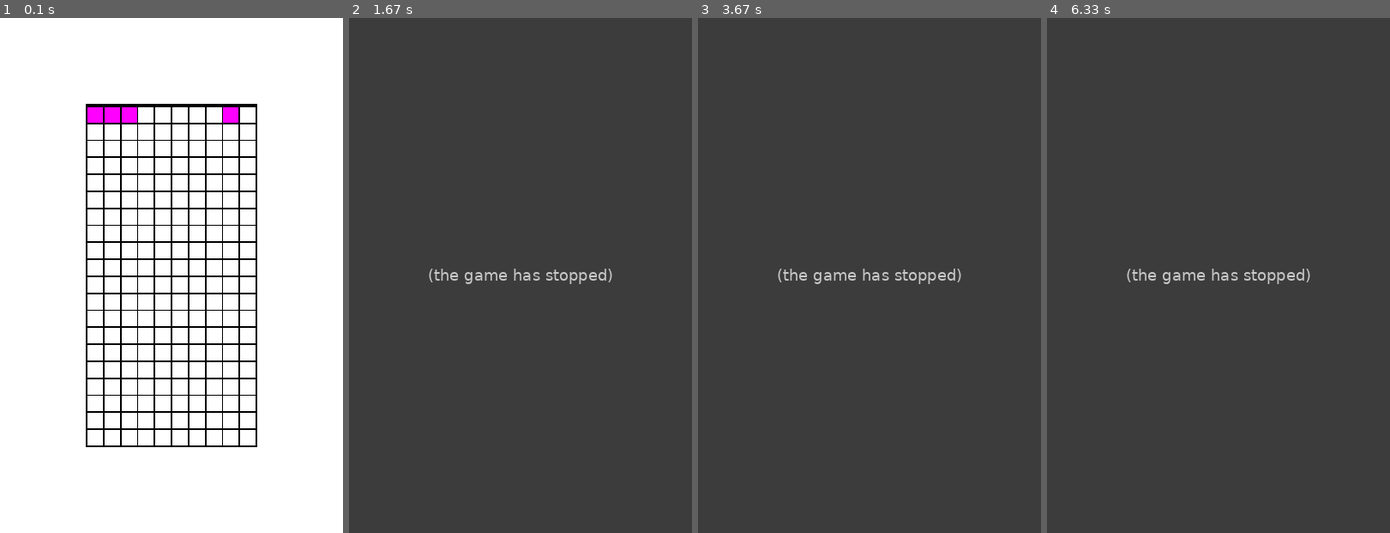
Above: before the commit, frames 1-4 (left to right).
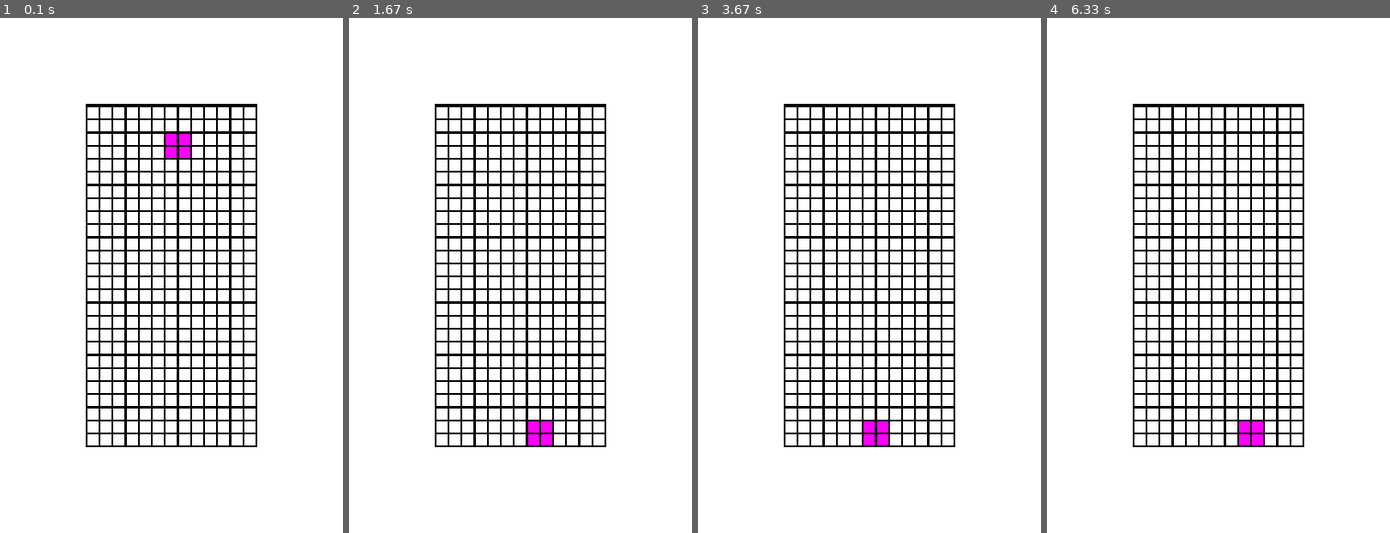
Above: after the commit, the same moments.

Repository: IM-THE-GRASS/pygame-tetris-remake
Game: pygame game, started from main.py
The game is run twice, just before and just after one commit, with the same random seed, the same clock (stepped at 60 frames per second) and the same inputs.
Inputs (mouse positions are in pixels of both pictures, inside the frame that each line leads up to):
- Up to frame 1 (0.1 s): no input
- Up to frame 2 (1.67 s): press the mouse at (506, 296) at 0.37 s; move the mouse to (568, 280) at 0.47 s; release the mouse at (630, 260) at 0.6 s; press the mouse at (506, 296) at 0.7 s; move the mouse to (530, 342) at 0.8 s; release the mouse at (554, 388) at 0.93 s; hold Right 1-1.47 s; tap Space at 1.07, 1.37 s; right-click (561, 321) at 1.55 s
- Up to frame 3 (3.67 s): hold Right 1.83-2.3 s; tap Space at 1.9, 2.2, 2.4, 2.7, 3.63 s; hold Left 2.33-2.87 s; right-click (869, 337) at 2.95 s; hold Left from 3.57 s (still down)
- Up to frame 4 (6.33 s): tap Space at 3.93, 4.07, 4.37, 5.13, 5.43, 5.63, 5.93, 6.13 s; release Left at 3.97 s; hold Right 4-4.63 s; hold Left 5.07-5.53 s; hold Right 5.57-6.03 s; hold Right from 6.07 s (still down)

The runs differ from the first frame. In frame 1, 12% of the frame differs, in the area x 25-75%, y 17-83%; in frame 2, 100%, in the area x 0-100%, y 0-100%; in frame 3, 100%; in frame 4, 100%.
Error before the commit: TypeError: 'int' object is not subscriptable (main.py line 36); the game stopped at 1.62 s (later frames are placeholders)

Commit message:
rotations

Diff:
--- a/main.py
+++ b/main.py
@@ -6,7 +6,7 @@
 board_height = 400
 
 
-columns = 10
+columns = 13
 gap = 2
 sq_width = (board_width - (gap * (columns + 1))) / columns
 print(sq_width)
@@ -15,16 +15,22 @@
 gravity_wait = 0
 window_width = 400
 window_height = 600
+start_pos = (int(columns / 2), lines - 4)
 
 center = (window_width/2,window_height/2)
-I = ((0,0),(2,0),(1,0),(8,0))
+I = {0:((0,0),(1,0),(2,0),(3,0)), 1:((0,-0),(0,-1),(0,-2),(0,-3)),2:((0,0),(-1,0),(-2,0),(-3,0)), 3:((0,0),(0,1),(0,2),(0,3))}
+T = {0:((0,0),(1,0),(0,1),(-1,0)),3:((0,0),(0,1),(1,0),(0,-1)),2:((0,0),(1,0),(0,-1),(-1,0)),1:((0,0),(0,1),(0,-1),(-1,0))}
+O = {0:((0,0),(0,1),(1,0),(1,1)),1:((0,0),(0,1),(1,0),(1,1)),2:((0,0),(0,1),(1,0),(1,1)),3:((0,0),(0,1),(1,0),(1,1))}
+
 class peice:
     def __init__(self,shape, position) -> None:
         self.pos = position
+        self.rotation = 0
         self.shape = shape
-        self.current = {}
+        self.current_positions = {}
         self.last_valid_pos = ()
         self.draw()
+
 
 
     def draw(self):
@@ -32,7 +38,7 @@
 
 
 
-        for square in self.shape:
+        for square in self.shape[self.rotation]:
             new_x = square[0] + self.pos[0]
             new_y = square[1] + self.pos[1]
             new_pos = (new_x,new_y)
@@ -42,22 +48,38 @@
             except:
                 self.pos = self.last_valid_pos
                 return False
-        for square in self.current:
+        for square in self.current_positions:
             thesquare = squares[square]
             thesquare["color"] = (255,255,255)
             thesquare["state"] = 0
-        self.current.clear()
+        self.current_positions.clear()
         for square in new_current:
             position = squares[square]
             position["color"] = (255,0,255)
             position["state"] = 1
-            self.current[square] = 1
+            self.current_positions[square] = 1
             self.last_valid_pos = self.pos
-def rotate_r(peice):
-    peice.shape = ((0,0))
-    print("hi")
-def rotate_l(peice):
-    print("hi")
+    def rotate_r(self):
+        if self.rotation >= 3:
+            self.rotation = 0
+        else:
+            self.rotation = self.rotation + 1
+        draw = self.draw()
+        if draw == False and self.rotation >= 3:
+            self.rotation = self.rotation - 1
+
+
+    def rotate_l(self):
+        print(self.rotation)
+        if self.rotation <= 0:
+            self.rotation = 3
+        else:
+            self.rotation = self.rotation - 1
+        print(self.rotation)
+        draw = self.draw()
+        if draw == False and self.rotation < 0:
+            self.rotation = self.rotation + 1
+        print(self.rotation)
 
 
 
@@ -76,16 +98,16 @@
         sq.bottomleft = (board.bottomleft[0] + gap + ((i * gap) + (i * sq_width)), board.bottomleft[1] - gap - ((line * gap) + (line * sq_width)))
 
         squares[(i, line)] = {"rect": sq, "color": (255,255,255), "state": 0}
-peices = peice(I, (0,lines - 1))
+peices = peice(O, start_pos)
 while running:
     for event in pygame.event.get():
         if event.type == pygame.QUIT:
             running = False
         if event.type == pygame.MOUSEBUTTONUP:
             if event.button == pygame .BUTTON_RIGHT:
-                rotate_r(peices)
+                peices.rotate_r()
             if event.button == pygame.BUTTON_LEFT:
-                rotate_l(peices)
+                peices.rotate_l()
         if event.type == pygame.KEYDOWN:
             if event.key == pygame.K_RIGHT:
                 peices.pos = (peices.pos[0] + 1, peices.pos[1])
